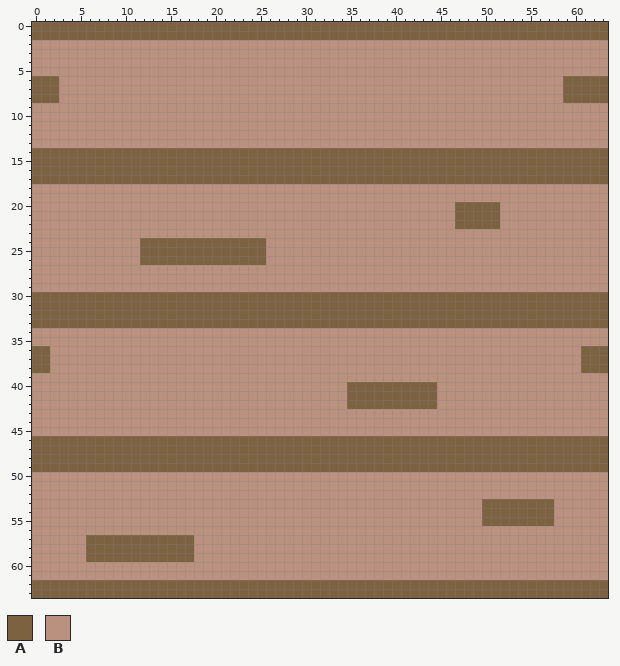
Pixel-art sprite, stored at Assets/Art/AssetsFinales/level3/floorpresent.png. That is the earlier state.
The file is 64x64 pixels. Colours within 5 levels of each other are drawn and written as one.
Palette (. is transparent): A #7d6241  B #ba917e
The same view after the edit:
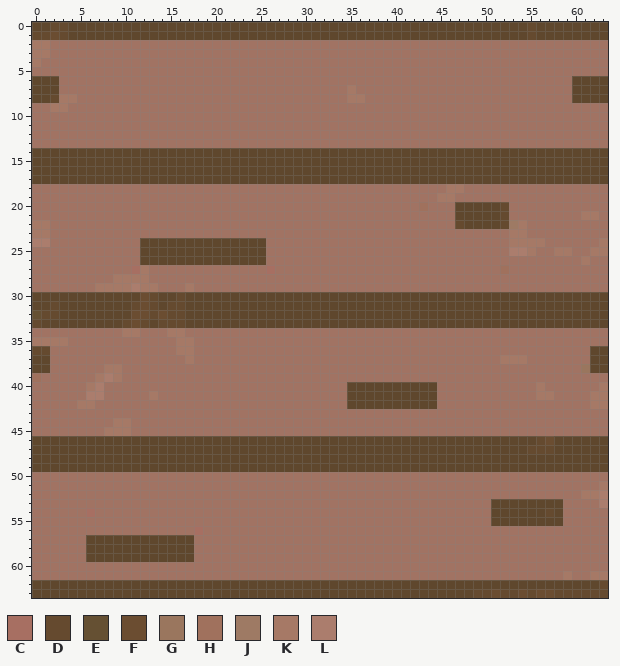
Colours new in this view: C #a76f62  D #654a2f  E #655033  F #6b4d31  G #9a765e  H #a0715d  J #9e7a64  K #a67966  L #ab7d6d
The exact change:
colour A: #7d6241 -> #5f472d
colour B: #ba917e -> #a17363
y 0: x 2..3 AA -> DD; x 55 A -> D
y 1: x 0..3 AAAA -> DDFD; x 55 A -> D
y 2..3: x 0..1 BB -> KK
y 4: x 0 B -> K
y 6: x 59 A -> B
y 7: x 35 B -> K; x 59 A -> B
y 8: x 2..4 ABB -> DKK; x 35..36 BB -> KK; x 59 A -> B
y 9: x 2..3 BB -> KK
y 18: x 46..47 BB -> KK
y 19: x 45..46 BB -> KK
y 20: x 43 B -> H; x 52 B -> D
y 21: x 52 B -> D; x 61..62 BB -> KK
y 22: x 0..1 BB -> KK; x 47 A -> D; x 52..54 BBB -> DJK
y 23: x 0..1 BB -> KK; x 53..54 BB -> KK
y 24: x 0..1 BB -> LL; x 53..56 BBBB -> KKKK; x 63 B -> K
y 25: x 53..55 BBB -> LLK; x 58..59 BB -> KK; x 62..63 BB -> KK
y 26: x 61 B -> K
y 27: x 11..12 BB -> CK; x 26 B -> C; x 52 B -> H
y 28: x 9..12 BBBB -> KKKK
y 29: x 7..13 BBBBBBB -> KKKKLKK; x 17 B -> K
y 30: x 12..13 AA -> FD; x 16 A -> D
y 31: x 2 A -> D; x 11..13 AAA -> DFD; x 15..16 AA -> DD
y 32: x 0..2 AAA -> EDD; x 11..16 AAAAAA -> FFDFDD
y 33: x 0 A -> D; x 10..12 AAA -> DFD; x 14..16 AAA -> DDD
y 34: x 10..11 BB -> KK; x 15..16 BB -> KK
y 35: x 0..3 BBBB -> KKKK; x 16..17 BB -> KK
y 36: x 0..1 AA -> DD; x 16..17 BB -> KK; x 61 A -> B
y 37: x 17 B -> K; x 52..54 BBB -> KKK; x 61 A -> B
y 38: x 8..9 BB -> KK; x 61 A -> G
y 39: x 0 B -> H; x 7..9 BBB -> KLK
y 40: x 6..7 BB -> KL; x 56 B -> K; x 63 B -> K
y 41: x 6..7 BB -> LL; x 13 B -> K; x 56..57 BB -> KK; x 62..63 BB -> KK
y 42: x 5..6 BB -> KK; x 62..63 BB -> KK
y 44: x 9..10 BB -> KK
y 45: x 8..10 BBB -> KKK
y 46: x 56..57 AA -> DF
y 47: x 55..57 AAA -> DDD
y 51: x 63 B -> K
y 52: x 61..63 BBB -> KKL
y 53: x 50 A -> B; x 58 B -> A; x 63 B -> L
y 54: x 6 B -> C; x 50 A -> B; x 57..58 AB -> DA
y 55: x 50 A -> B; x 58 B -> A
y 56: x 18 B -> C
y 61: x 59 B -> K; x 62..63 BB -> KK
y 62: x 63 A -> D
y 63: x 49..63 AAAAAAAAAAAAAAA -> DDFDDFDFFDDDDDD
